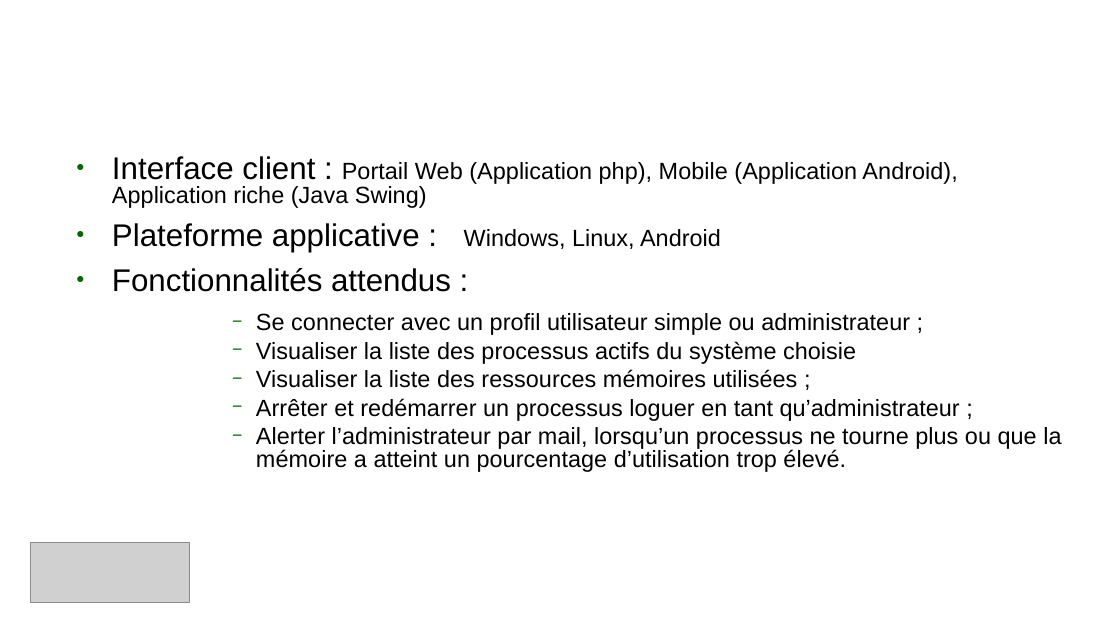
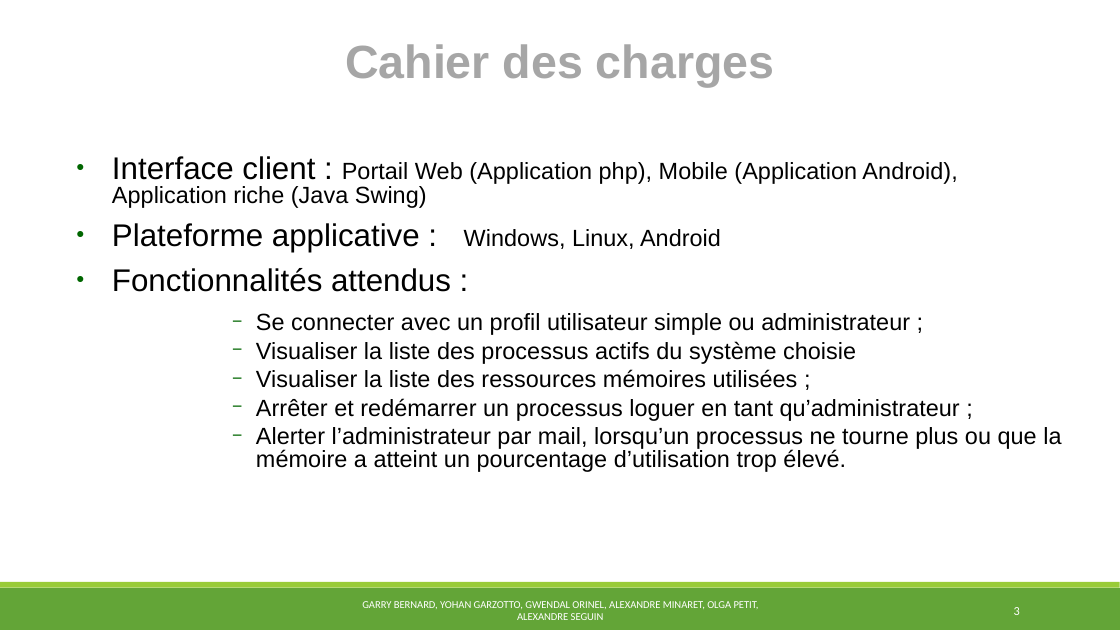
Before and after one commit to MSIR2018/Supervision-Cacti, a slide deck: slide 3 of Powerpoint.pptx. Drawn at 1120x630 pixels with LibreOffice and Linux fonts; fonts in the diff are those of the drawing; grey boxes stand for pictures; background and template pictures are left out. Boxes give left, top, right and bottom in pixels: in the first picture for what was removed or moved away, otherwise in the second. Text is boxed around its words. In the diff, an @@ line names an element or a change of style, - is before the commit and + after.

```diff
--- a/Powerpoint.pptx
+++ b/Powerpoint.pptx
@@ text "Cahier des charges" at box(345, 44, 774, 87): text colour #FFFFFF to #A6A6A6 @@
@@ picture removed at box(30, 543, 190, 603) @@
@@ rectangle added at box(0, 588, 1120, 630), fill #63A537 @@
@@ rectangle added at box(0, 582, 1120, 588), fill #99CB38 @@
@@ text added at box(362, 601, 759, 620), 7.4 pt, text #FFFFFF @@
+GARRY BERNARD, YOHAN GARZOTTO, GWENDAL ORINEL, ALEXANDRE MINARET, OLGA PETIT, ALEXANDRE SEGUIN
@@ page number added at box(1014, 607, 1020, 615), 8.7 pt, text #FFFFFF @@
+3
```
Also in this commit, not shown: 11 other slides changed, 1 slide added, 1 slide removed.
